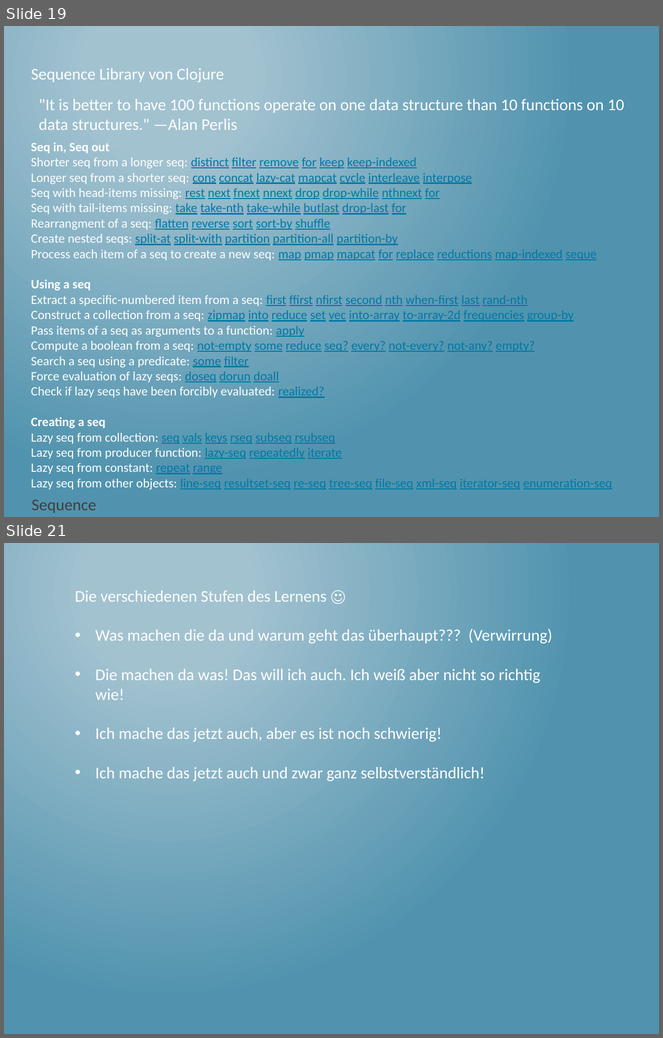
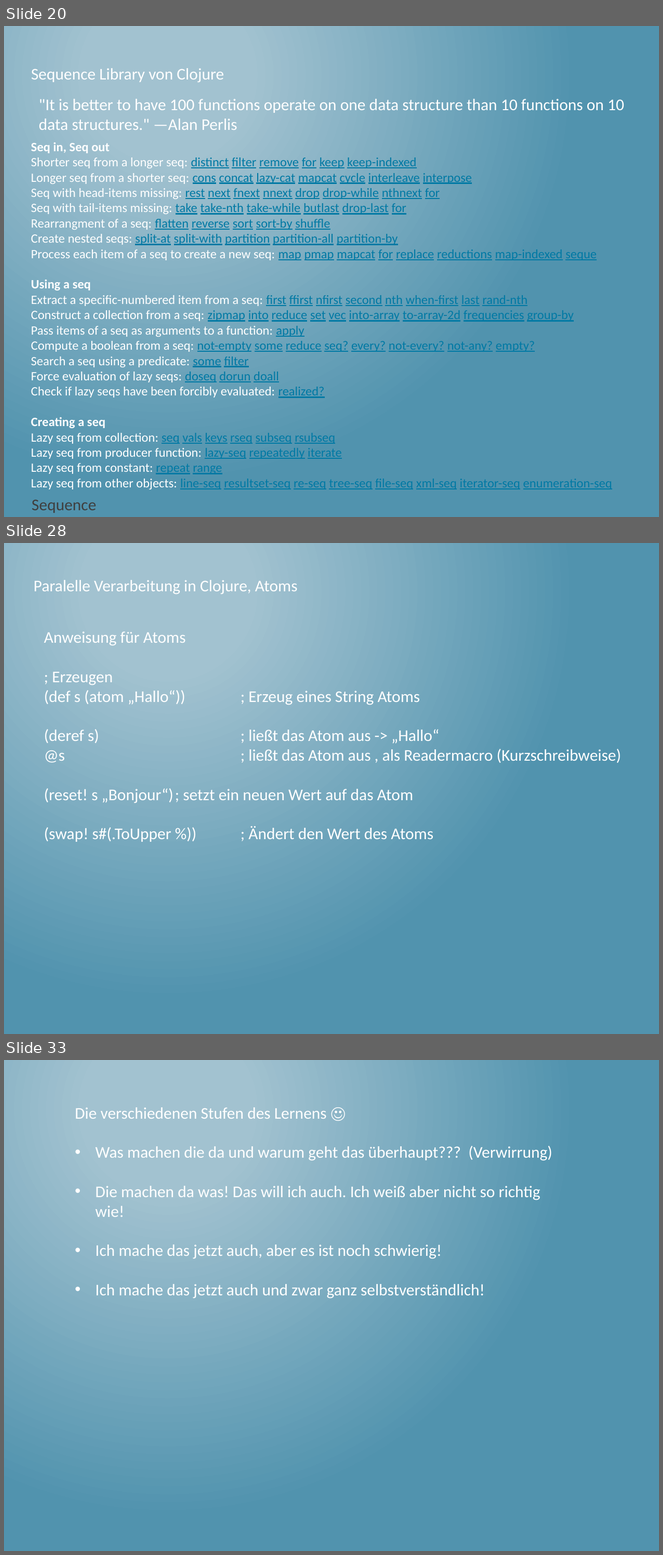
Before and after one commit to thomasschulte/ClojureUsergroupDemo, a slide deck: Clojure Vortrag .NET User Group.pptx. Shown one above the other, each under a label of ours: slides 19 and 21 before the commit, slides 20, 28 and 33 after it; the slides between them are not shown. The pictures are 663x1038 and 663x1555 pixels, drawn with LibreOffice and Linux fonts; fonts in the diff are those of the drawing. Boxes give left, top, right and bottom in pixels: in the first picture for what was removed or moved away, otherwise in the second. Text is boxed around its words. In the diff, an @@ line names an element or a change of style, - is before the commit and + after.

```diff
--- a/Clojure Vortrag .NET User Group.pptx
+++ b/Clojure Vortrag .NET User Group.pptx
@@ slide 28 added at [4, 543, 659, 1034], background gradient #A3C3D1 to #5194AF @@
@@ text added at [34, 580, 298, 594], 18 pt, text #FFFFFF @@
+Paralelle Verarbeitung in Clojure, Atoms
@@ text added at [44, 631, 622, 842], 18 pt, text #FFFFFF @@
+Anweisung für Atoms
+; Erzeugen
+(def s (atom „Hallo“)) ; Erzeug eines String Atoms
+(deref s) ; ließt das Atom aus -> „Hallo“
+@s ; ließt das Atom aus , als Readermacro (Kurzschreibweise)
+(reset! s „Bonjour“) ; setzt ein neuen Wert auf das Atom
+(swap! s#(.ToUpper %)) ; Ändert den Wert des Atoms
@@ what was slide 19 is now slide 20 @@
@@ what was slide 21 is now slide 33 @@
```
Also in this commit, not shown: 12 other slides added, 1 slide removed, 1 other file.
